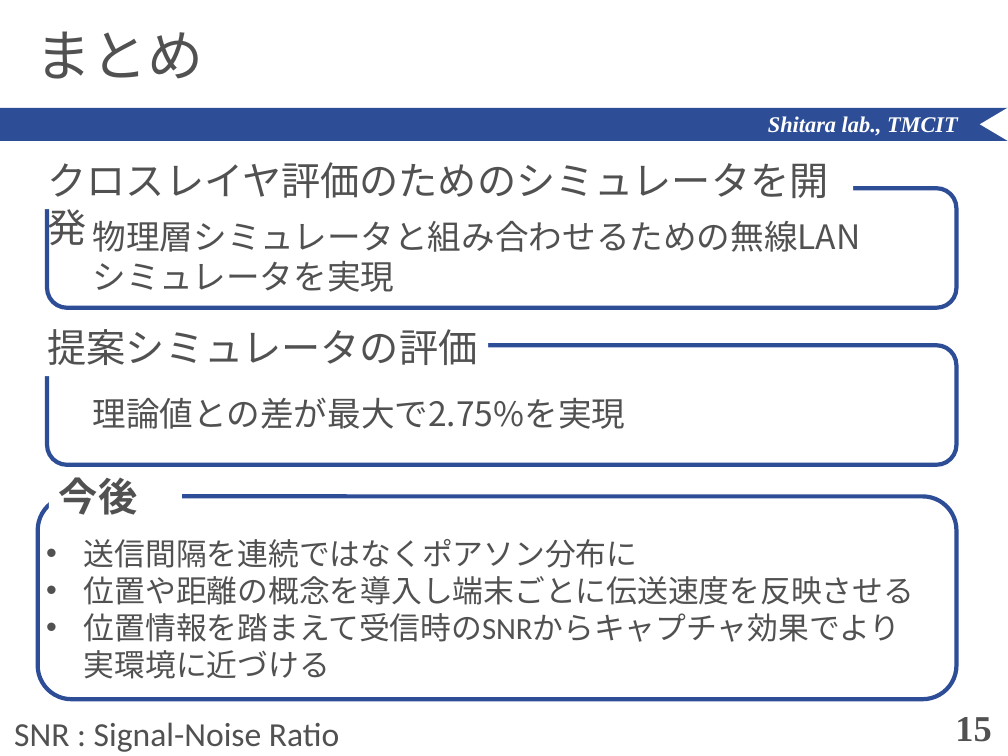
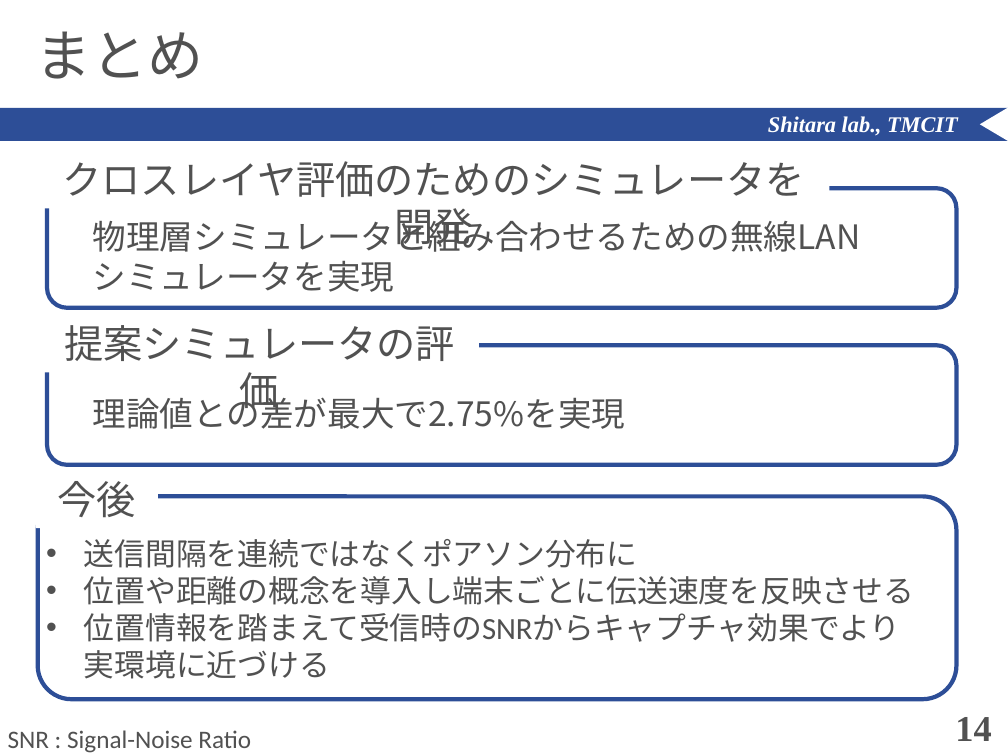
Before and after one commit to ShitaLab-TMCIT/IEEE802.11simulator, a slide deck: slide 14 of paper/shimozawa.pptx (slide 15 before the commit). Drawn at 1008x756 pixels with LibreOffice and Linux fonts; fonts in the diff are those of the drawing. Boxes give left, top, right and bottom in pixels: in the first picture for what was removed or moved away, otherwise in the second. Text is boxed around its words. In the diff, an @@ line names an element or a change of style, - is before the commit and + after.

```diff
--- a/paper/shimozawa.pptx
+++ b/paper/shimozawa.pptx
@@ text "クロスレイヤ評価のためのシミュレータを開発" at bbox=[63, 161, 805, 197]: alignment left to centre @@
@@ text "提案シミュレータの評価" at bbox=[64, 325, 455, 361]: alignment left to centre @@
@@ text "今後": place and size @@
-text "今後" at bbox=[49, 468, 182, 525]
+text "今後" at bbox=[58, 481, 136, 518]
@@ text "今後" at bbox=[58, 481, 136, 518]: bold off; alignment left to centre @@
@@ text "SNR : Signal-Noise Ratio": place and size @@
-text "SNR : Signal-Noise Ratio" at bbox=[14, 722, 339, 752]
+text "SNR : Signal-Noise Ratio" at bbox=[8, 730, 251, 753]
@@ text "SNR : Signal-Noise Ratio" at bbox=[8, 730, 251, 753]: size 24 to 18 pt @@
@@ page number at bbox=[955, 717, 991, 741]: text changed @@
-15
+14
```
Also in this commit, not shown: 11 other slides changed, 13 other files.
